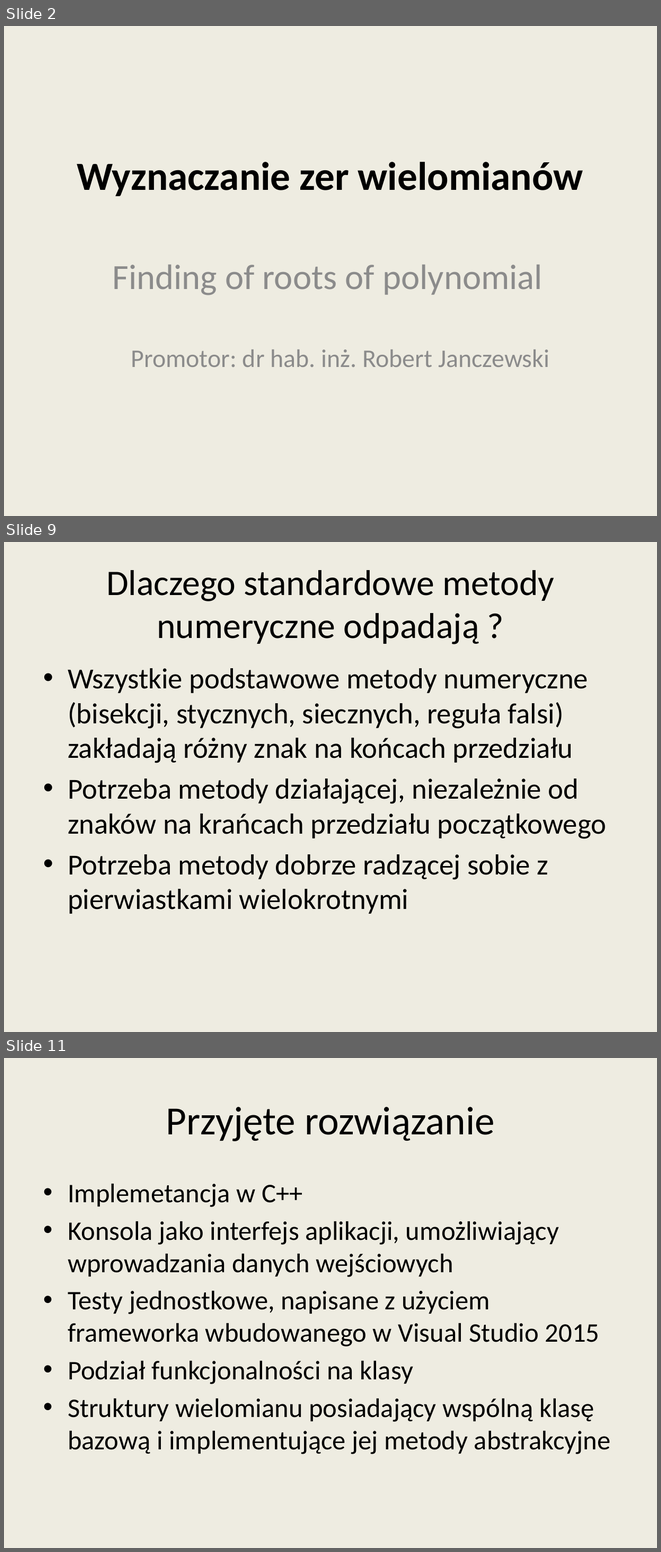
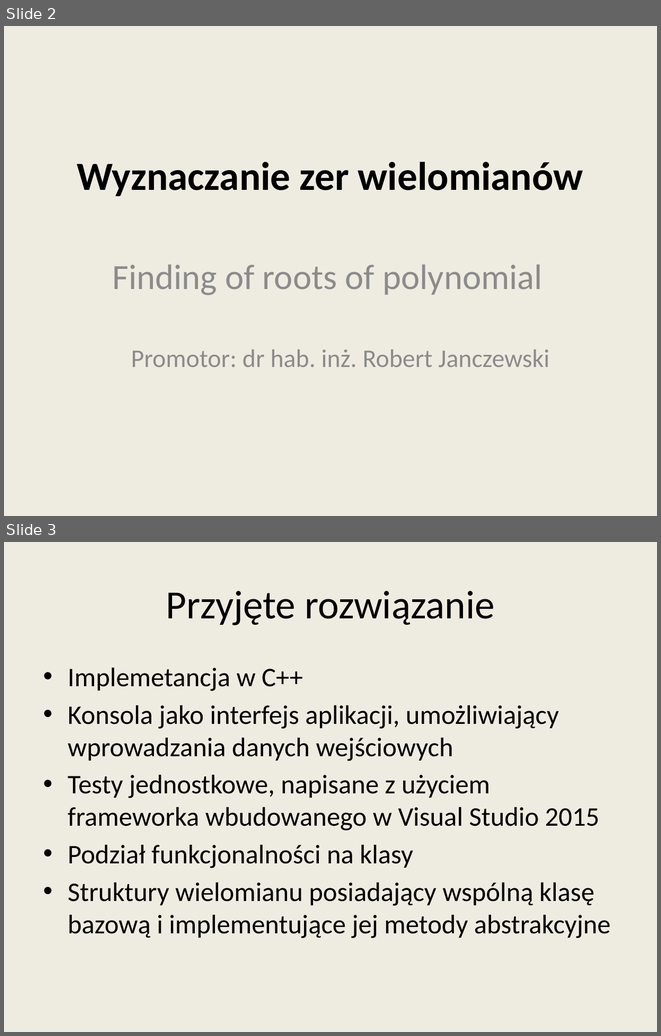
Before and after one commit to wojtekpas/PracaMagisterska, a slide deck: Praca/Seminarium/seminarium_prez2.pptx. Shown one above the other, each under a label of ours: slides 2, 9 and 11 before the commit, slides 2 and 3 after it; the slides between them are not shown. The pictures are 661x1552 and 661x1036 pixels, drawn with LibreOffice and Linux fonts; fonts in the diff are those of the drawing. Boxes give left, top, right and bottom in pixels: in the first picture for what was removed or moved away, otherwise in the second. Text is boxed around its words. In the diff, an @@ line names an element or a change of style, - is before the commit and + after.

```diff
--- a/Praca/Seminarium/seminarium_prez2.pptx
+++ b/Praca/Seminarium/seminarium_prez2.pptx
@@ slide 9 removed at [4,542,657,1032], background #EEECE1 @@
@@ title removed at [106,570,554,644] @@
-Dlaczego standardowe metody numeryczne odpadają ?
@@ text removed at [68,668,606,914] @@
-• Wszystkie podstawowe metody numeryczne (bisekcji, stycznych, siecznych, reguła falsi) zakładają różny znak na końcach przedziału
-• Potrzeba metody działającej, niezależnie od znaków na krańcach przedziału początkowego
-• Potrzeba metody dobrze radzącej sobie z pierwiastkami wielokrotnymi
@@ what was slide 11 is now slide 3 @@
```
Also in this commit, not shown: 3 slides changed, 6 other slides removed, 2 other files.
